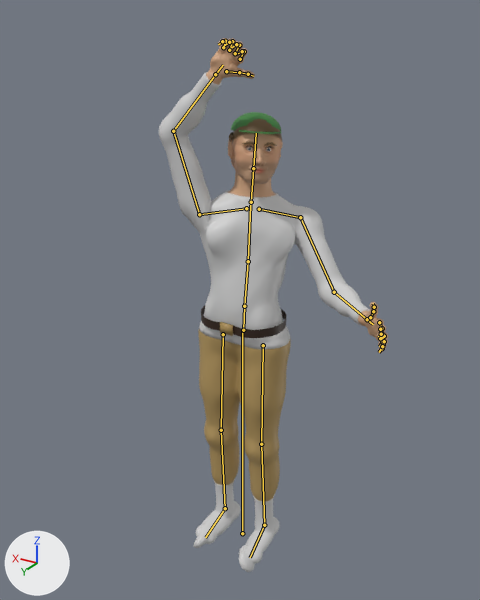
The glTF model assets/models/creatures/golfer.glb as it was, and as the next commit left it.
Both versions are drawn from a 50 mm camera at (-1.15, 1.94, 2.07) aimed at (-0.06, 0.13, 1.16). Every picture has the same lights, and +X, +Y and +Z are marked at lower left. The older version comes first. Both versions are drawn at frame 1 of the action 'swing'; the numbers are the values there. The bones that change, and the others that lie on the model, are drawn over the model as lines.

In view in the first picture: 'golfer'.
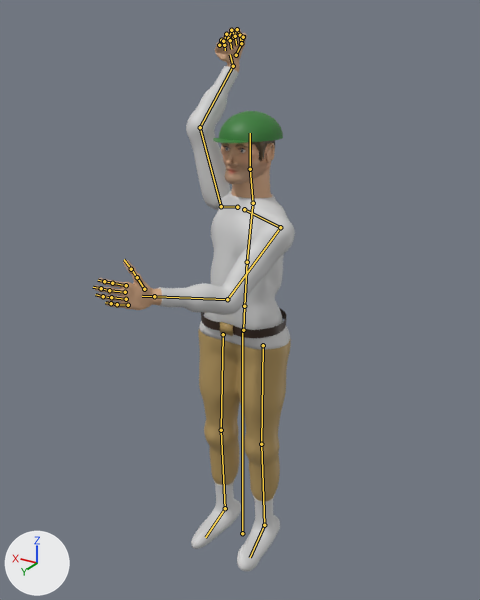
What differs and where, as boxes [x1, y1, x2, y2] in the pictures (480 x 600 px):
'golfer', posed (12% narrower): before [159, 38, 388, 572]; after [94, 27, 295, 571]
bone 'spine', root to tip: before (244, 306) to (248, 261); after (244, 306) to (247, 262)
bone 'chest', root to tip: before (248, 261) to (250, 205); after (247, 262) to (252, 206)
bone 'upper_arm.L', root to tip: before (300, 217) to (334, 292); after (280, 227) to (227, 299)
bone 'forearm.L', root to tip: before (334, 292) to (367, 319); after (227, 299) to (154, 296)
bone 'upper_arm.R', root to tip: before (199, 214) to (173, 131); after (221, 206) to (200, 127)
bone 'forearm.R', root to tip: before (173, 131) to (215, 74); after (200, 127) to (233, 66)
bone 'hand.R', root to tip: before (215, 74) to (223, 65); after (233, 66) to (230, 54)
bone 'index.01.R', root to tip: before (240, 59) to (244, 51); after (233, 37) to (237, 29)
bone 'index.02.R', root to tip: before (244, 51) to (242, 51); after (237, 29) to (240, 35)
bone 'middle.01.R', root to tip: before (235, 53) to (239, 45); after (228, 38) to (231, 30)
bone 'middle.02.R', root to tip: before (239, 45) to (236, 44); after (231, 30) to (235, 36)
bone 'pinky.01.R', root to tip: before (223, 47) to (225, 41); after (219, 45) to (221, 40)
bone 'pinky.02.R', root to tip: before (225, 41) to (222, 41); after (221, 40) to (224, 45)
bone 'ring.01.R', root to tip: before (229, 50) to (232, 41); after (223, 41) to (226, 34)
bone 'ring.02.R', root to tip: before (232, 41) to (229, 42); after (226, 34) to (230, 40)
bone 'thumb.01.R', root to tip: before (226, 71) to (239, 72); after (236, 55) to (241, 43)
bone 'thumb.02.R', root to tip: before (239, 72) to (248, 74); after (241, 43) to (243, 37)
bone 'head', root to tip: before (253, 168) to (256, 133); after (250, 169) to (250, 133)

The change, as a list of edits to the scene's bpy script:
```text
Change bone_spine:
    where bone_spine = bpy.data.objects['golfer_rig'].pose.bones['spine']  # child of 'hips'
    bone_spine.rotation_quaternion: (0.995, -0.052, 0.087, 0.0) -> (0.996, -0.02, -0.086, -0.002)  # degrees (-6, 10, -1) -> degrees (-2, -10, 0)
Change bone_chest:
    where bone_chest = bpy.data.objects['golfer_rig'].pose.bones['chest']  # child of 'spine'
    bone_chest.rotation_quaternion: (0.97, 0.0, 0.242, 0.013) -> (0.991, -0.02, -0.129, -0.005)  # degrees (0, 28, 2) -> degrees (-2, -15, 0)
Change bone_upper_arm_l:
    where bone_upper_arm_l = bpy.data.objects['golfer_rig'].pose.bones['upper_arm.L']  # child of 'clavicle.L'
    bone_upper_arm_l.rotation_quaternion: (0.947, 0.259, -0.116, -0.151) -> (0.882, 0.358, -0.026, -0.303)  # degrees (32, -8, -20) -> degrees (41, 10, -34)
Change bone_forearm_l:
    where bone_forearm_l = bpy.data.objects['golfer_rig'].pose.bones['forearm.L']  # child of 'upper_arm.L'
    bone_forearm_l.rotation_quaternion: (0.917, 0.399, 0.0, 0.0) -> (0.896, 0.444, 0.0, 0.0)  # degrees (47, 0, 0) -> degrees (53, 0, 0)
Change bone_upper_arm_r:
    where bone_upper_arm_r = bpy.data.objects['golfer_rig'].pose.bones['upper_arm.R']  # child of 'clavicle.R'
    bone_upper_arm_r.rotation_quaternion: (0.436, 0.422, 0.233, -0.76) -> (0.149, 0.903, 0.401, -0.026)  # degrees (1, 58, -120) -> degrees (165, 10, 47)
Change bone_forearm_r:
    where bone_forearm_r = bpy.data.objects['golfer_rig'].pose.bones['forearm.R']  # child of 'upper_arm.R'
    bone_forearm_r.rotation_quaternion: (0.899, 0.438, 0.0, 0.0) -> (0.933, 0.359, 0.0, 0.0)  # degrees (52, 0, 0) -> degrees (42, 0, 0)
Change bone_hand_r:
    where bone_hand_r = bpy.data.objects['golfer_rig'].pose.bones['hand.R']  # child of 'forearm.R'
    bone_hand_r.rotation_quaternion: (1.0, 0.0, 0.0, 0.0) -> (0.912, -0.41, 0.0, 0.0)  # degrees (0, 0, 0) -> degrees (-48, 0, 0)
Change bone_index_01_r:
    where bone_index_01_r = bpy.data.objects['golfer_rig'].pose.bones['index.01.R']  # child of 'hand.R'
    bone_index_01_r.rotation_quaternion: (0.956, 0.0, 0.0, 0.293) -> (0.859, 0.0, 0.0, 0.512)  # degrees (0, 0, 34) -> degrees (0, 0, 62)
Change bone_index_02_r:
    where bone_index_02_r = bpy.data.objects['golfer_rig'].pose.bones['index.02.R']  # child of 'index.01.R'
    bone_index_02_r.rotation_quaternion: (0.925, 0.0, 0.0, 0.38) -> (0.762, 0.0, 0.0, 0.647)  # degrees (0, 0, 45) -> degrees (0, 0, 81)
Change bone_middle_01_r:
    where bone_middle_01_r = bpy.data.objects['golfer_rig'].pose.bones['middle.01.R']  # child of 'hand.R'
    bone_middle_01_r.rotation_quaternion: (0.956, 0.0, 0.0, 0.293) -> (0.859, 0.0, 0.0, 0.512)  # degrees (0, 0, 34) -> degrees (0, 0, 62)
Change bone_middle_02_r:
    where bone_middle_02_r = bpy.data.objects['golfer_rig'].pose.bones['middle.02.R']  # child of 'middle.01.R'
    bone_middle_02_r.rotation_quaternion: (0.925, 0.0, 0.0, 0.38) -> (0.762, 0.0, 0.0, 0.647)  # degrees (0, 0, 45) -> degrees (0, 0, 81)
Change bone_pinky_01_r:
    where bone_pinky_01_r = bpy.data.objects['golfer_rig'].pose.bones['pinky.01.R']  # child of 'hand.R'
    bone_pinky_01_r.rotation_quaternion: (0.947, 0.0, 0.0, 0.322) -> (0.83, 0.0, 0.0, 0.557)  # degrees (0, 0, 38) -> degrees (0, 0, 68)
Change bone_pinky_02_r:
    where bone_pinky_02_r = bpy.data.objects['golfer_rig'].pose.bones['pinky.02.R']  # child of 'pinky.01.R'
    bone_pinky_02_r.rotation_quaternion: (0.91, 0.0, 0.0, 0.416) -> (0.715, 0.0, 0.0, 0.699)  # degrees (0, 0, 49) -> degrees (0, 0, 89)
Change bone_ring_01_r:
    where bone_ring_01_r = bpy.data.objects['golfer_rig'].pose.bones['ring.01.R']  # child of 'hand.R'
    bone_ring_01_r.rotation_quaternion: (0.952, 0.0, 0.0, 0.307) -> (0.845, 0.0, 0.0, 0.535)  # degrees (0, 0, 36) -> degrees (0, 0, 65)
Change bone_ring_02_r:
    where bone_ring_02_r = bpy.data.objects['golfer_rig'].pose.bones['ring.02.R']  # child of 'ring.01.R'
    bone_ring_02_r.rotation_quaternion: (0.918, 0.0, 0.0, 0.398) -> (0.739, 0.0, 0.0, 0.673)  # degrees (0, 0, 47) -> degrees (0, 0, 85)
Change bone_thumb_01_r:
    where bone_thumb_01_r = bpy.data.objects['golfer_rig'].pose.bones['thumb.01.R']  # child of 'hand.R'
    bone_thumb_01_r.rotation_quaternion: (0.998, 0.007, 0.0, 0.061) -> (0.956, -0.077, -0.025, 0.282)  # degrees (1, 0, 7) -> degrees (-9, 0, 33)
Change bone_thumb_02_r:
    where bone_thumb_02_r = bpy.data.objects['golfer_rig'].pose.bones['thumb.02.R']  # child of 'thumb.01.R'
    bone_thumb_02_r.rotation_quaternion: (0.991, 0.015, 0.0, 0.133) -> (0.93, -0.11, -0.04, 0.347)  # degrees (2, 0, 15) -> degrees (-13, 0, 41)
Change bone_head:
    where bone_head = bpy.data.objects['golfer_rig'].pose.bones['head']  # child of 'neck'
    bone_head.rotation_quaternion: (1.0, 0.0, 0.0, 0.0) -> (0.987, 0.024, 0.161, 0.001)  # degrees (0, 0, 0) -> degrees (3, 19, 1)
```
